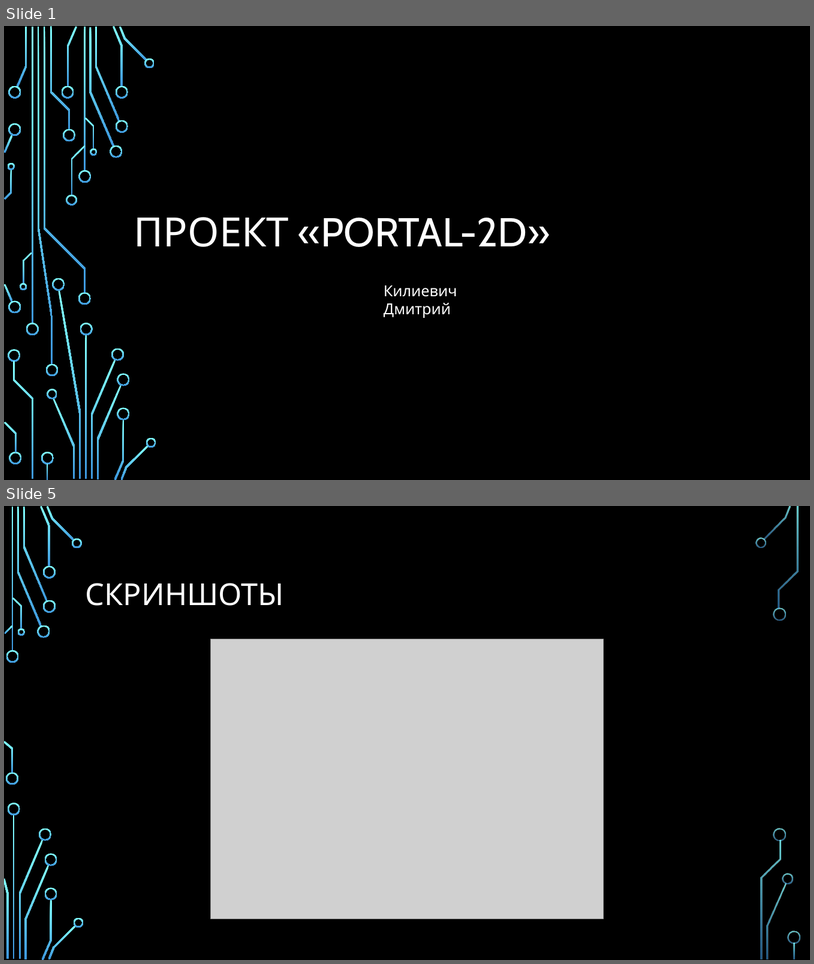
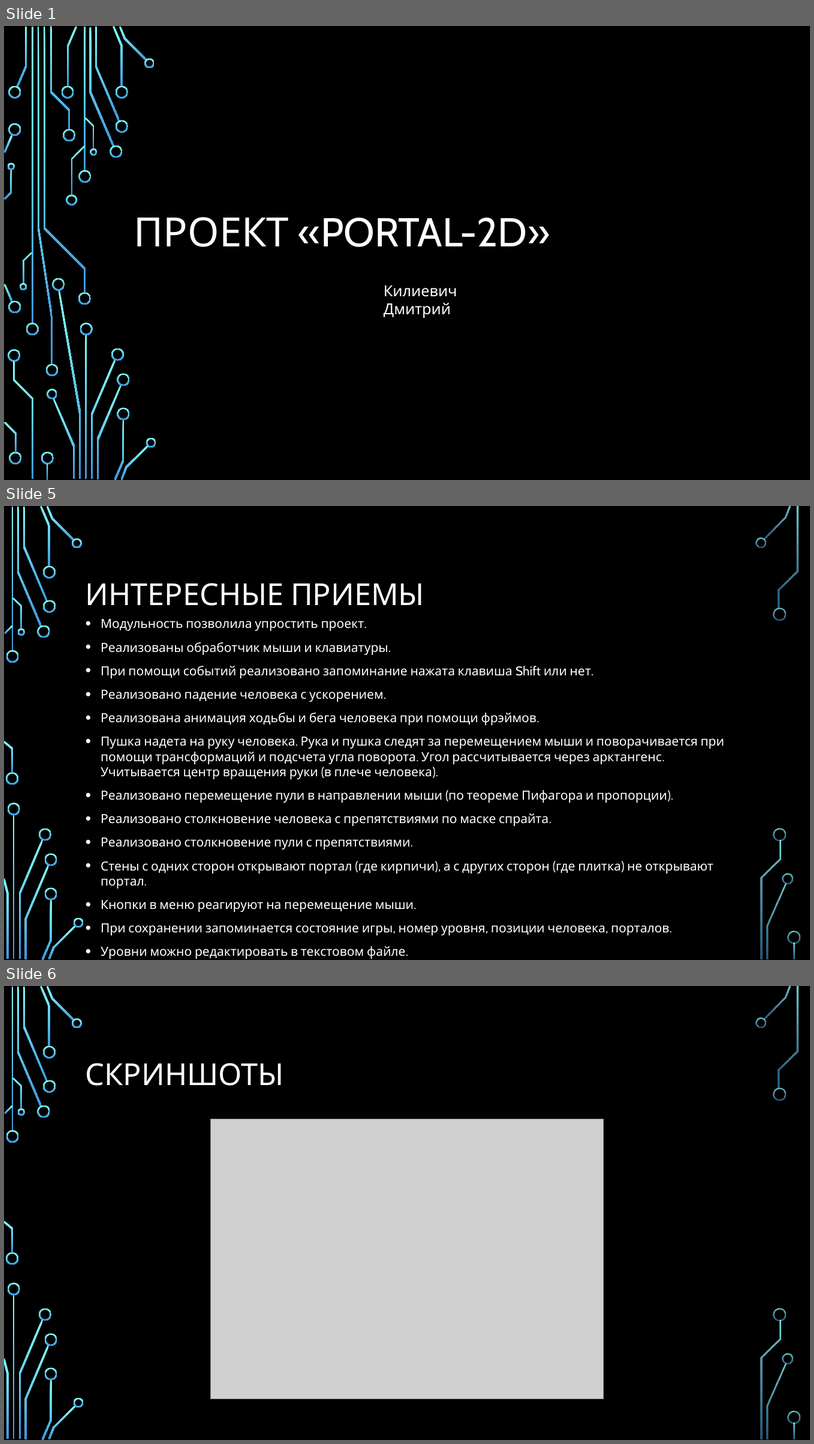
Before and after one commit to DmitriyRyazanovsky/Portal2D, a slide deck: Презентация.pptx. Shown one above the other, each under a label of ours: slides 1 and 5 before the commit, slides 1, 5 and 6 after it; the slides between them are not shown. The pictures are 814x964 and 814x1444 pixels, drawn with LibreOffice and Linux fonts; fonts in the diff are those of the drawing; grey boxes stand for pictures; background and template pictures are left out. Boxes give left, top, right and bottom in pixels: in the first picture for what was removed or moved away, otherwise in the second. Text is boxed around its words. In the diff, an @@ line names an element or a change of style, - is before the commit and + after.

```diff
--- a/Презентация.pptx
+++ b/Презентация.pptx
@@ slide 5 added at (x1=4, y1=506, x2=810, y2=960), background picture (left out); not listed: 36 template elements that a slide beside it also shows @@
@@ title added at (x1=86, y1=583, x2=425, y2=606), 36 pt, text #FFFFFF @@
+ИНТЕРЕСНЫЕ ПРИЕМЫ
@@ text added at (x1=101, y1=619, x2=725, y2=935), 15 pt, text #FFFFFF @@
+• Модульность позволила упростить проект.
+• Реализованы обработчик мыши и клавиатуры.
+• При помощи событий реализовано запоминание нажата клавиша Shift или нет.
+• Реализовано падение человека с ускорением.
+• Реализована анимация ходьбы и бега человека при помощи фрэймов.
+• Пушка надета на руку человека. Рука и пушка следят за перемещением мыши и поворачивается при помощи трансформаций и подсчета угла поворота. Угол рассчитывается через арктангенс. Учитывается центр вращения руки (в плече человека).
+• Реализовано перемещение пули в направлении мыши (по теореме Пифагора и пропорции).
+• Реализовано столкновение человека с препятствиями по маске спрайта.
+• Реализовано столкновение пули с препятствиями.
+• Стены с одних сторон открывают портал (где кирпичи), а с других сторон (где плитка) не открывают портал.
+• Кнопки в меню реагируют на перемещение мыши.
+• При сохранении запоминается состояние игры, номер уровня, позиции человека, порталов.
+• Уровни можно редактировать в текстовом файле.
@@ what was slide 5 is now slide 6 @@
```
Also in this commit, not shown: 5 slides changed, 5 other files.
